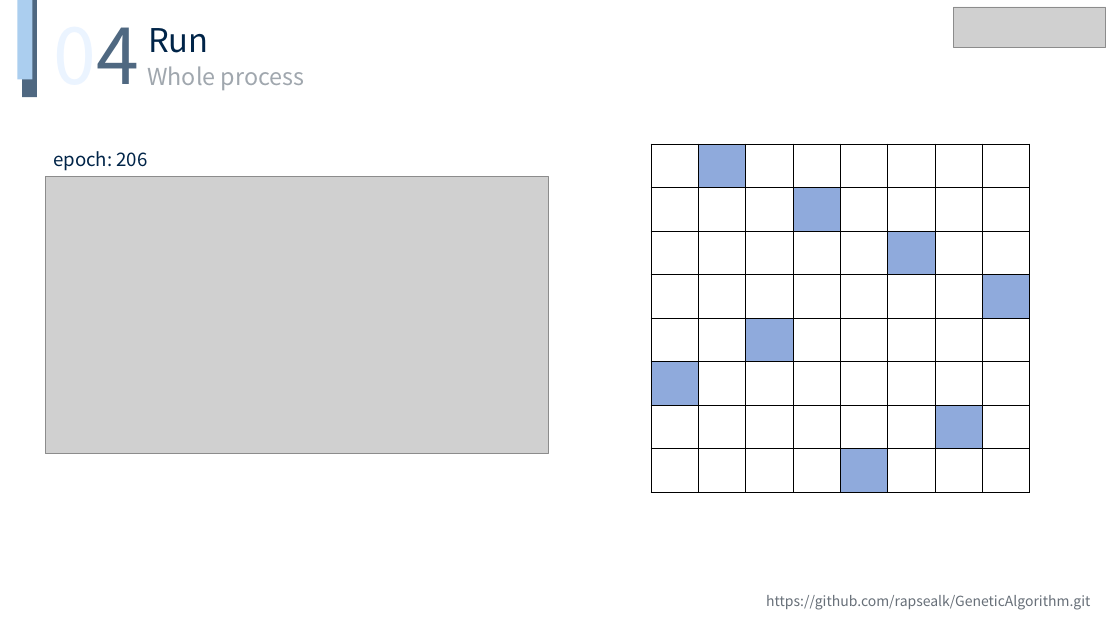
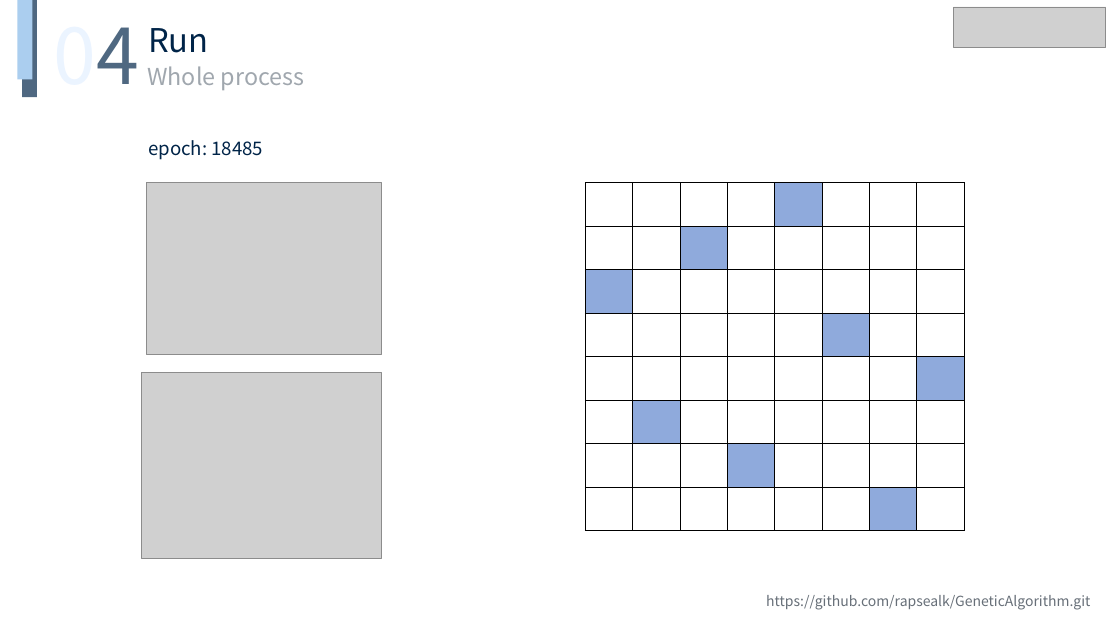
Before and after one commit to rapsealk/GeneticAlgorithm, a slide deck: slide 8 of ppt/NQueens.pptx (slide 9 before the commit). Drawn at 1120x630 pixels with LibreOffice and Linux fonts; fonts in the diff are those of the drawing; grey boxes stand for pictures. Boxes give left, top, right and bottom in pixels: in the first picture for what was removed or moved away, otherwise in the second. Text is boxed around its words. In the diff, an @@ line names an element or a change of style, - is before the commit and + after.

```diff
--- a/ppt/NQueens.pptx
+++ b/ppt/NQueens.pptx
@@ text at (x1=148, y1=140, x2=263, y2=160): text changed @@
-epoch: 206
+epoch: 18485
@@ picture removed at (x1=45, y1=176, x2=549, y2=455) @@
@@ picture added at (x1=146, y1=182, x2=381, y2=354) @@
@@ table moved from (x1=651, y1=144, x2=1028, y2=492) to (x1=586, y1=182, x2=962, y2=530) @@
@@ picture added at (x1=141, y1=373, x2=381, y2=559) @@
```
Also in this commit, not shown: 3 other slides changed, 3 slides added, 5 slides removed, 3 other files.
